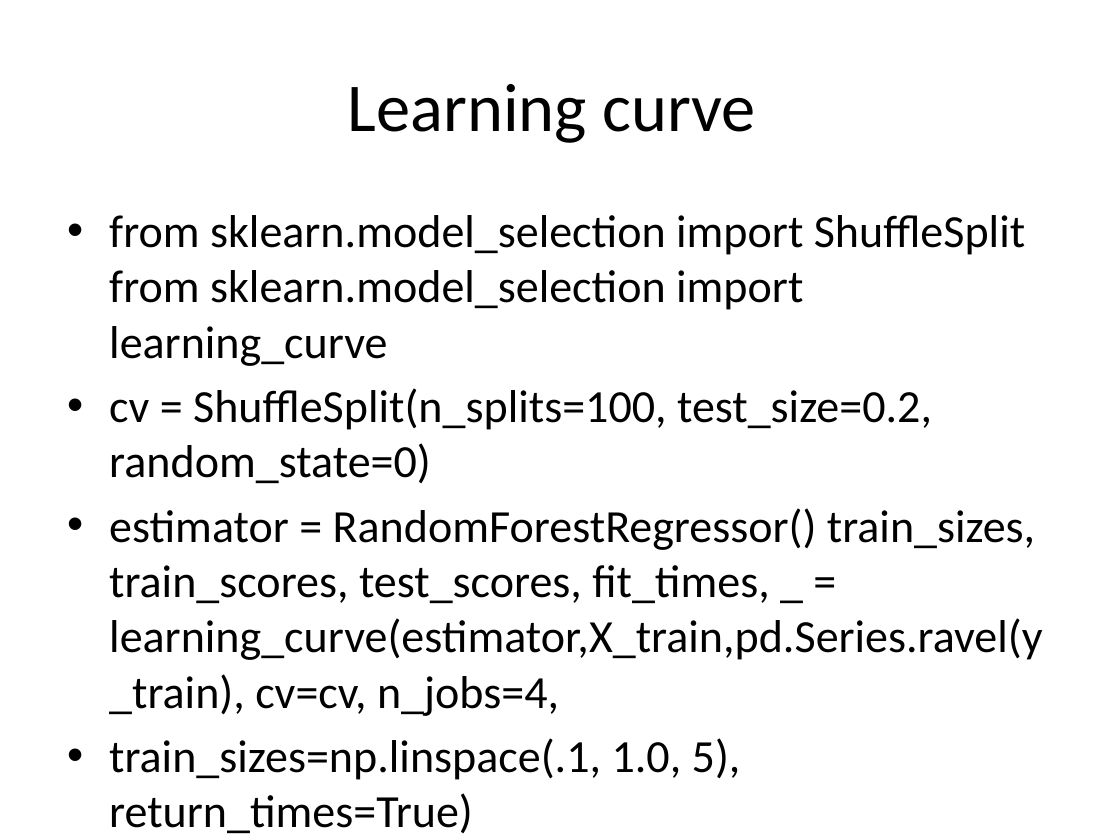
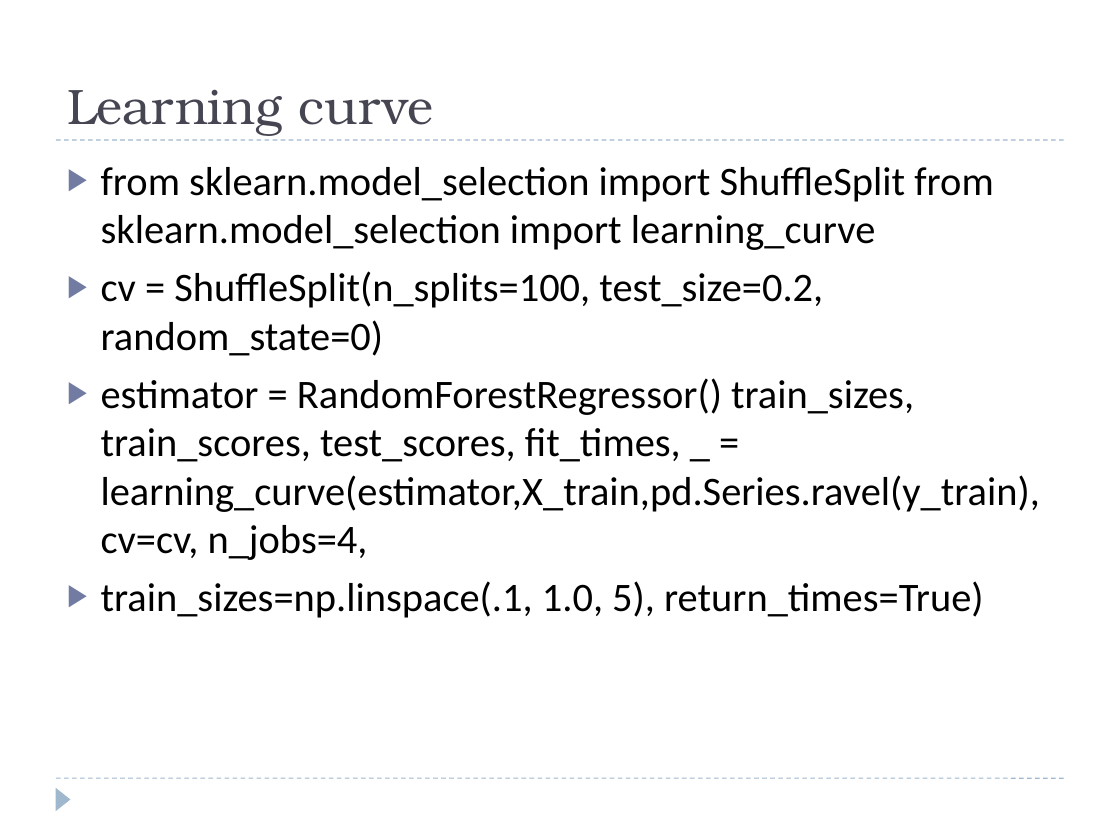
Before and after one commit to Zhouzhenjie09/IOD, a slide deck: slide 25 of 1_lab/project 2/Project_2.pptx (slide 13 before the commit). Drawn at 1120x840 pixels with LibreOffice and Linux fonts; fonts in the diff are those of the drawing. Boxes give left, top, right and bottom in pixels: in the first picture for what was removed or moved away, otherwise in the second. Text is boxed around its words. In the diff, an @@ line names an element or a change of style, - is before the commit and + after.

```diff
--- a/1_lab/project 2/Project_2.pptx
+++ b/1_lab/project 2/Project_2.pptx
@@ title "Learning curve": place and size @@
-title "Learning curve" at (348,84,756,143)
+title "Learning curve" at (67,89,433,136)
@@ title "Learning curve" at (67,89,433,136): size 44 to 32 pt, font Calibri to TeX Gyre Bonum, text colour #000000 to #464653; alignment centre to left; vertical alignment middle to bottom @@
@@ text "from sklearn.model_selection import ShuffleSplit from ...": place and size @@
-text "from sklearn.model_selection import ShuffleSplit from ..." at (109,215,1042,834)
+text "from sklearn.model_selection import ShuffleSplit from ..." at (101,167,1040,618)
@@ text "from sklearn.model_selection import ShuffleSplit from ..." at (101,167,1040,618): size 29.6 to 26 pt; bullet • to ▶ @@
@@ line added from (56, 140) to (1064, 140), #9FB8CD 0.75 pt dashed @@
@@ line added from (56, 778) to (1064, 778), #9FB8CD 0.75 pt dashed @@
@@ triangle added at (56,787,71,811), fill #9FB8CD @@
```
Also in this commit, not shown: 14 other slides changed, 14 slides added, 2 slides removed, 45 other files.
